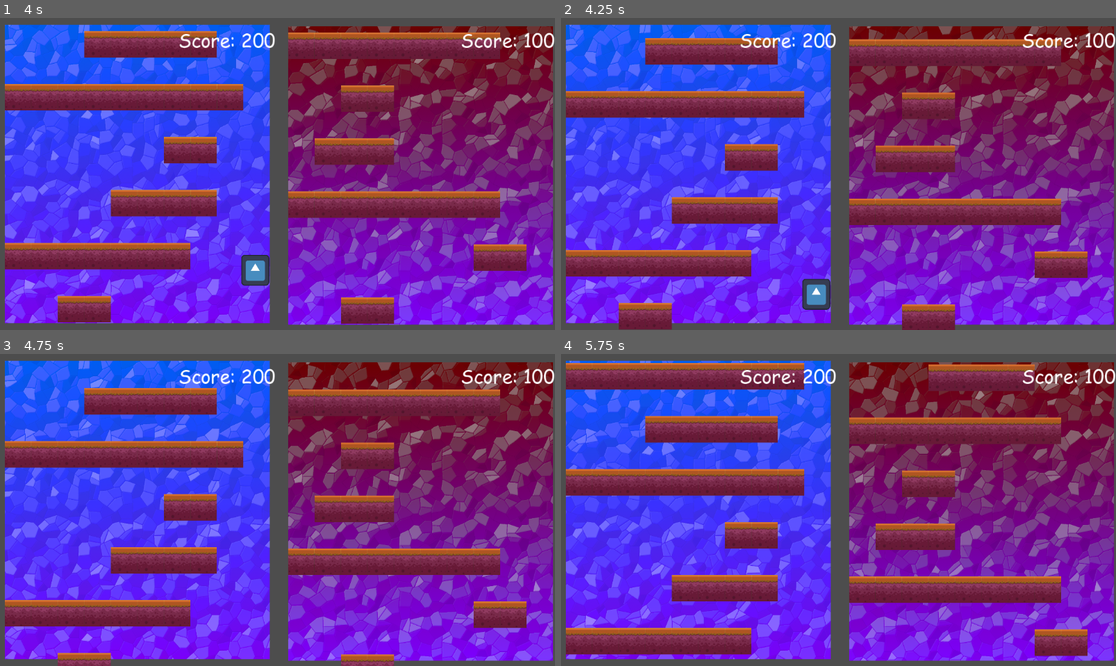
Above: before the commit, frames 1-4 (two rows, left to right).
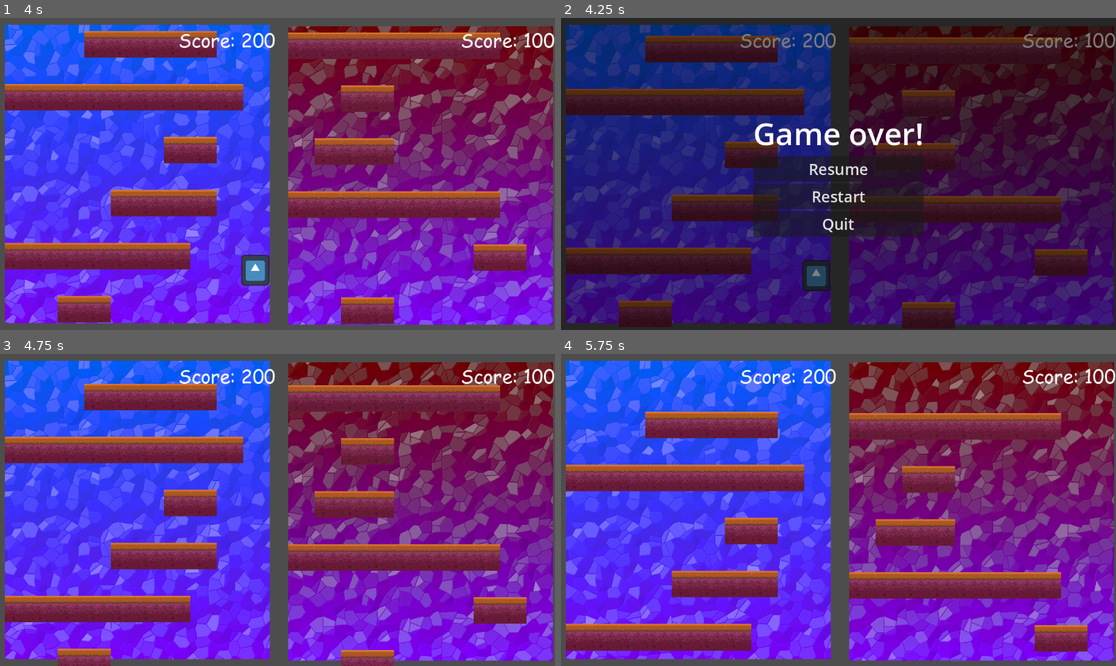
Above: after the commit, the same moments.

Repository: LegacyMD/xd_tower
Game: Godot game, scene res://scenes/root_scene.tscn
The game is run twice, just before and just after one commit, with the same random seed, the same clock (stepped at 60 frames per second) and the same inputs. The engine's default icon, where the game draws it, is replaced by a stand-in: a white triangle on a blue panel in a dark square.
Inputs (mouse positions are in pixels of both pictures, inside the frame that each line leads up to):
- Up to frame 1 (4 s): move the mouse to (399, 158) at 0.52 s; hold D (player0_right) 0.53-2.03 s; click (399, 158) at 0.67 s; tap W (player0_up) at 0.77, 1.52, 3.02, 3.77 s; move the mouse to (166, 189) at 1.27 s; move the mouse to (333, 105) at 2.02 s; hold A (player0_left) 2.03-2.78 s; move the mouse to (249, 236) at 2.77 s; hold D (player0_right) from 2.78 s (still down); click (249, 236) at 2.92 s; move the mouse to (444, 220) at 3.52 s
- Up to frame 2 (4.25 s): keep holding D (player0_right); tap Escape (ui_cancel) at 4.15 s
- Up to frame 3 (4.75 s): release D (player0_right) at 4.25 s; click (277, 503) at 4.25 s, where only the run after the commit has a clickable "Resume"
- Up to frame 4 (5.75 s): move the mouse to (672, 463) at 5.02 s; hold A (player0_left) from 5.03 s (still down); tap W (player0_up) at 5.27 s

Frame 1 is identical in both runs. In frame 2, 100% of the frame differs, in the area x 0-100%, y 0-100%; in frame 3, 13%; in frame 4, 17%.

Commit message:
Add pause/quit menu, sort of a placeholder

Diff:
--- /dev/null
+++ b/game_over_menu.gd
@@ -0,0 +1,29 @@
+extends Control
+
+var paused : bool = false:
+    set = paused_from_value
+
+func _unhandled_input(event : InputEvent):
+    if event.is_action_pressed("ui_cancel"):
+        paused = !paused
+
+func paused_from_value(v : bool):
+    paused = v
+    get_tree().paused = paused
+    visible = paused
+
+func _ready():
+    paused = false
+    visible = false
+
+func _process(delta):
+    pass
+
+func _on_resume_button_pressed():
+    paused = false
+
+func _on_restart_button_pressed():
+    get_tree().reload_current_scene()
+
+func _on_quit_button_pressed():
+    get_tree().quit()
--- /dev/null
+++ b/game_over_menu.tscn
@@ -0,0 +1,59 @@
+[gd_scene load_steps=2 format=3 uid="uid://g50wfi8uk4ch"]
+
+[ext_resource type="Script" path="res://game_over_menu.gd" id="1_rtca0"]
+
+[node name="GameOverMenu" type="Control"]
+layout_mode = 3
+anchors_preset = 15
+anchor_right = 1.0
+anchor_bottom = 1.0
+grow_horizontal = 2
+grow_vertical = 2
+script = ExtResource("1_rtca0")
+
+[node name="ColorRect" type="ColorRect" parent="."]
+layout_mode = 1
+anchors_preset = 15
+anchor_right = 1.0
+anchor_bottom = 1.0
+grow_horizontal = 2
+grow_vertical = 2
+color = Color(0, 0, 0, 0.501961)
+
+[node name="GridContainer" type="GridContainer" parent="."]
+layout_mode = 1
+anchors_preset = 8
+anchor_left = 0.5
+anchor_top = 0.5
+anchor_right = 0.5
+anchor_bottom = 0.5
+offset_left = -20.0
+offset_top = -20.0
+offset_right = 20.0
+offset_bottom = 20.0
+grow_horizontal = 2
+grow_vertical = 2
+
+[node name="GameOverLabel" type="Label" parent="GridContainer"]
+layout_mode = 2
+theme_override_font_sizes/font_size = 64
+text = "Game over!"
+
+[node name="ResumeButton" type="Button" parent="GridContainer"]
+layout_mode = 2
+theme_override_font_sizes/font_size = 32
+text = "Resume"
+
+[node name="RestartButton" type="Button" parent="GridContainer"]
+layout_mode = 2
+theme_override_font_sizes/font_size = 32
+text = "Restart"
+
+[node name="QuitButton" type="Button" parent="GridContainer"]
+layout_mode = 2
+theme_override_font_sizes/font_size = 32
+text = "Quit"
+
+[connection signal="pressed" from="GridContainer/ResumeButton" to="." method="_on_resume_button_pressed"]
+[connection signal="pressed" from="GridContainer/RestartButton" to="." method="_on_restart_button_pressed"]
+[connection signal="pressed" from="GridContainer/QuitButton" to="." method="_on_quit_button_pressed"]
--- a/scenes/player.gd
+++ b/scenes/player.gd
@@ -60,7 +60,7 @@
     #add_gamepad_button_mapping("player1_jump", JOY_BUTTON_A, 1)
 
 func _on_area_2d_body_entered(_body):
-    #print("JA PIERDOLE")
+    print("JA PIERDOLE")
     pass
 
 func _process(_delta):
--- a/scenes/root_scene.tscn
+++ b/scenes/root_scene.tscn
@@ -1,8 +1,9 @@
-[gd_scene load_steps=4 format=3 uid="uid://be1m1bli4kvxx"]
+[gd_scene load_steps=5 format=3 uid="uid://be1m1bli4kvxx"]
 
 [ext_resource type="PackedScene" uid="uid://c0df40lhsahqm" path="res://scenes/player_view.tscn" id="1_mew4d"]
 [ext_resource type="Texture2D" uid="uid://bnhppr88odaml" path="res://images/bg2.png" id="2_3fxt5"]
 [ext_resource type="PackedScene" uid="uid://dhnwcp01tc7x1" path="res://scenes/platform_spawner.tscn" id="3_ny1kp"]
+[ext_resource type="PackedScene" uid="uid://g50wfi8uk4ch" path="res://game_over_menu.tscn" id="4_ah2uk"]
 
 [node name="RootNode" type="Node2D"]
 
@@ -27,6 +28,11 @@
 
 [node name="PlatformSpawner" parent="." instance=ExtResource("3_ny1kp")]
 
+[node name="CanvasLayer" type="CanvasLayer" parent="."]
+
+[node name="GameOverMenu" parent="CanvasLayer" instance=ExtResource("4_ah2uk")]
+process_mode = 3
+
 [editable path="PlayerView"]
 [editable path="PlayerView/Player"]
 [editable path="PlayerView2"]
